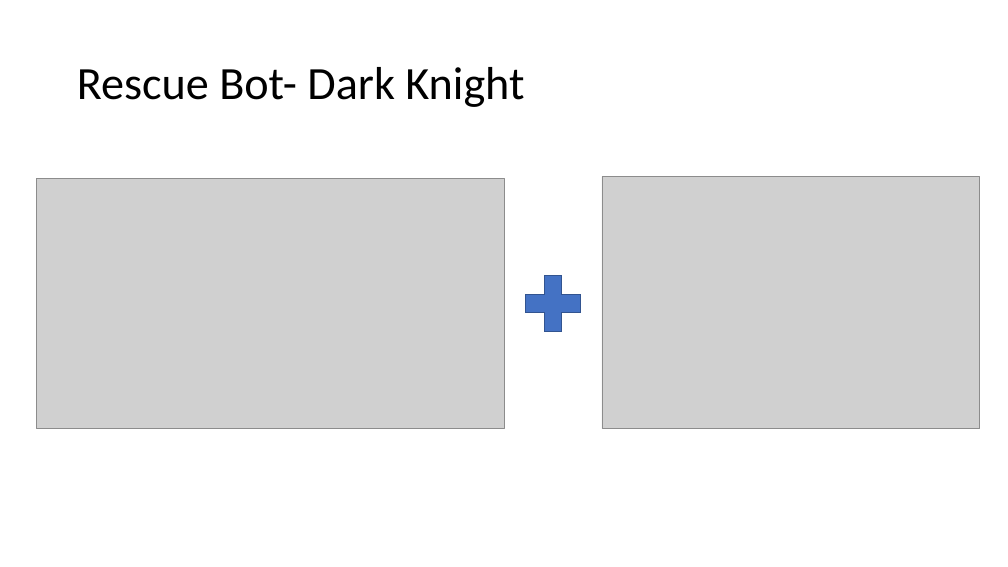
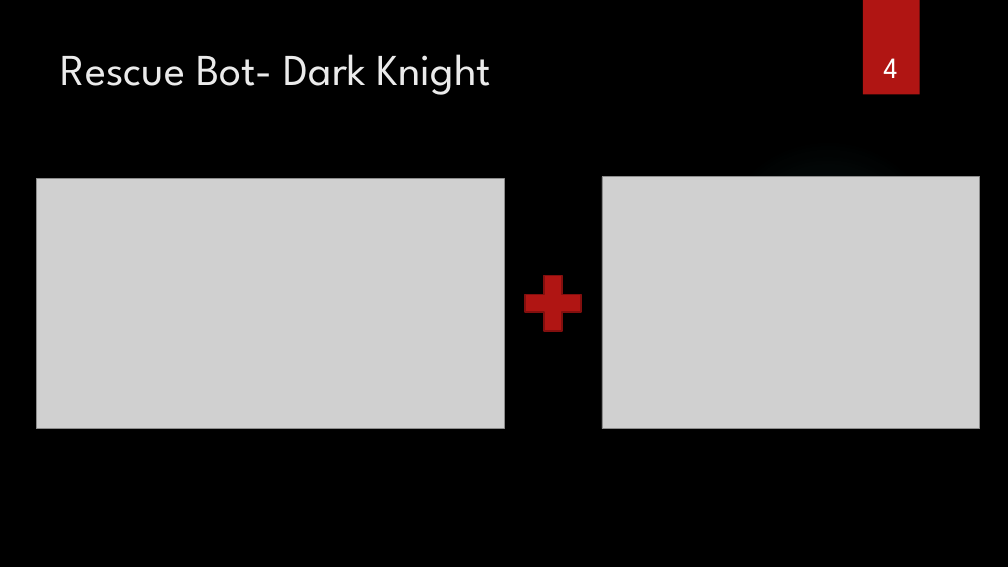
Before and after one commit to krupa1106/TheDarkKnights-MechatronicsPeoject, a slide deck: slide 4 of Rescue Bot- Team The Dark Knights.pptx. Drawn at 1008x567 pixels with LibreOffice and Linux fonts; fonts in the diff are those of the drawing; grey boxes stand for pictures; background and template pictures are left out. Boxes give left, top, right and bottom in pixels: in the first picture for what was removed or moved away, otherwise in the second. Text is boxed around its words. In the diff, an @@ line names an element or a change of style, - is before the commit and + after.

```diff
--- a/Rescue Bot- Team The Dark Knights.pptx
+++ b/Rescue Bot- Team The Dark Knights.pptx
@@ background #FFFFFF to picture (left out) @@
@@ rectangle added at bbox=[863, 0, 920, 95], fill #B01513 @@
@@ title "Rescue Bot- Dark Knight": place and size @@
-title "Rescue Bot- Dark Knight" at bbox=[77, 67, 524, 107]
+title "Rescue Bot- Dark Knight" at bbox=[61, 54, 492, 95]
@@ title "Rescue Bot- Dark Knight" at bbox=[61, 54, 492, 95]: size 44 to 42 pt, font Calibri to League Spartan, text colour #000000 to #EBEBEB; line spacing 0.9 to 1; vertical alignment middle to top @@
@@ page number added at bbox=[883, 58, 897, 78], 28 pt, text #FFFFFF @@
+4
@@ ellipse added at bbox=[712, 138, 944, 371], fill gradient #50B9C1 @@
@@ plus sign at bbox=[515, 265, 591, 341]: fill #4472C4 to #B01513; outline #325491 1 pt to #82100E 1.5 pt @@
```
Also in this commit, not shown: 8 other slides changed, 16 slides added, 7 slides removed, 1 other file.
